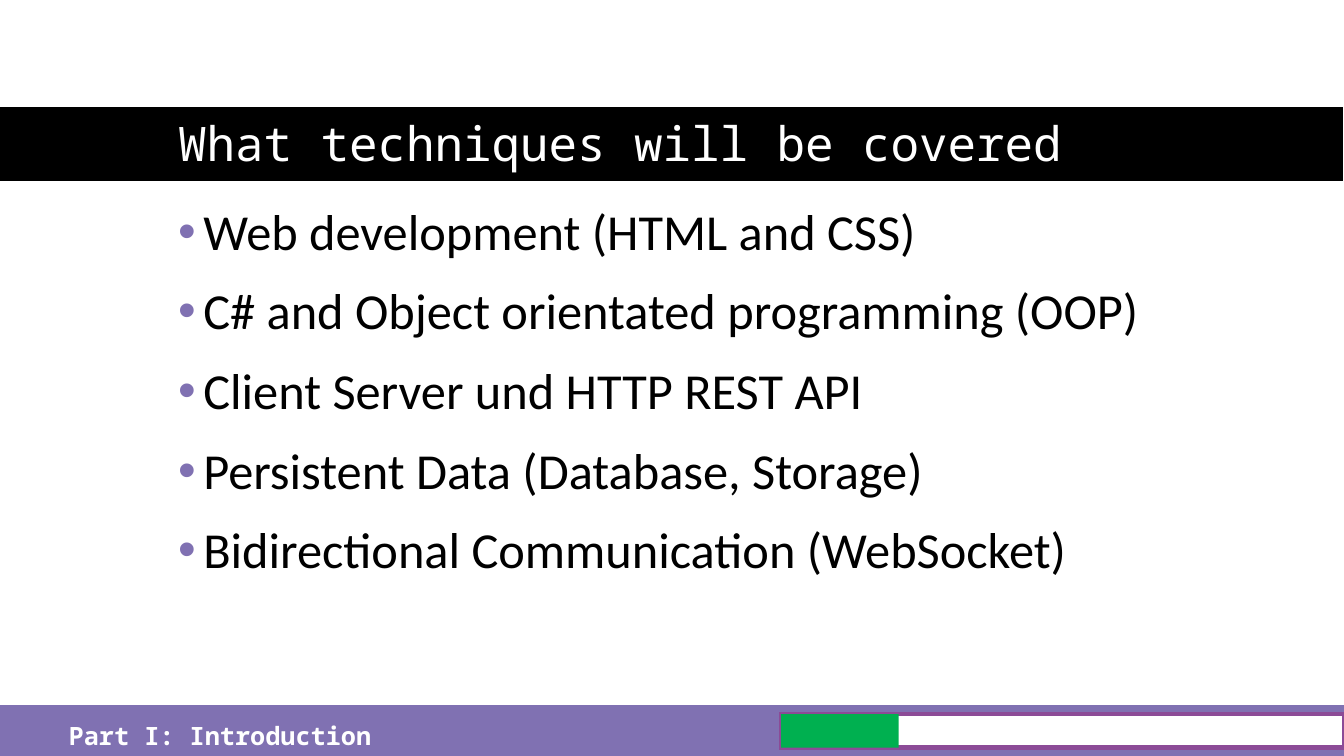
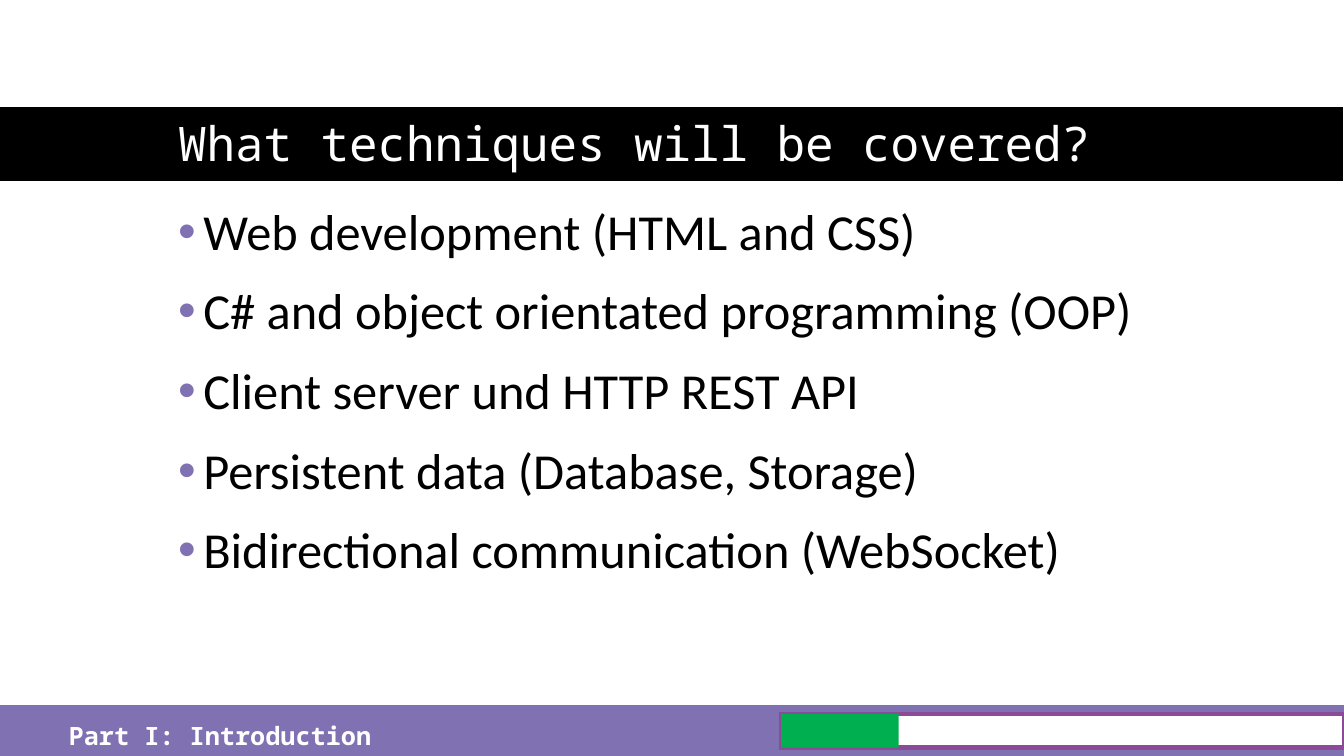
Before and after one commit to just-the-benno/BlazQ, a slide deck: slide 11 of episode1/media/slides-episode-1.pptx. Drawn at 1344x756 pixels with LibreOffice and Linux fonts; fonts in the diff are those of the drawing; background and template pictures are left out. Boxes give left, top, right and bottom in pixels: in the first picture for what was removed or moved away, otherwise in the second. Text is boxed around its words. In the diff, an @@ line names an element or a change of style, - is before the commit and + after.

Commit message:
correct spelling in slides ep01

```diff
--- a/episode1/media/slides-episode-1.pptx
+++ b/episode1/media/slides-episode-1.pptx
@@ title at (x1=178, y1=124, x2=1090, y2=173): text changed @@
-What techniques will be covered
+What techniques will be covered?
@@ text at (x1=203, y1=292, x2=1131, y2=575): text changed @@
-• C# and Object orientated programming (OOP)
-• Client Server und HTTP REST API
-• Persistent Data (Database, Storage)
-• Bidirectional Communication (WebSocket)
+• C# and object orientated programming (OOP)
+• Client server und HTTP REST API
+• Persistent data (Database, Storage)
+• Bidirectional communication (WebSocket)
```
Also in this commit, not shown: 19 other slides changed, 2 other files.
